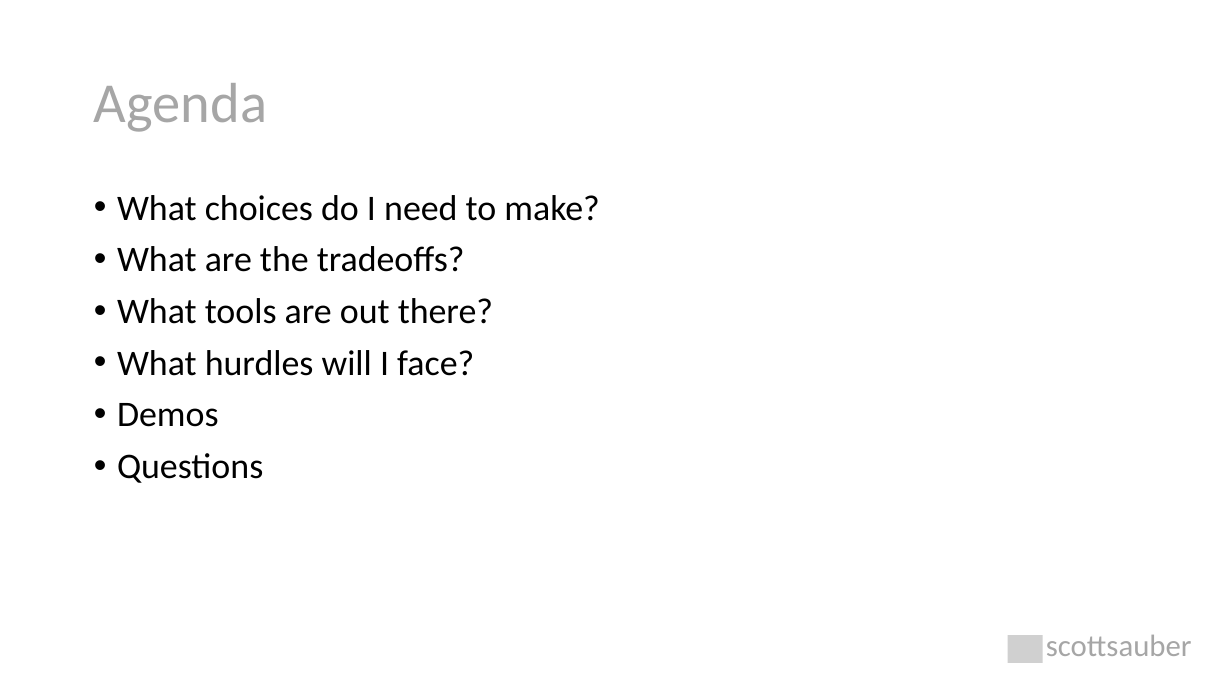
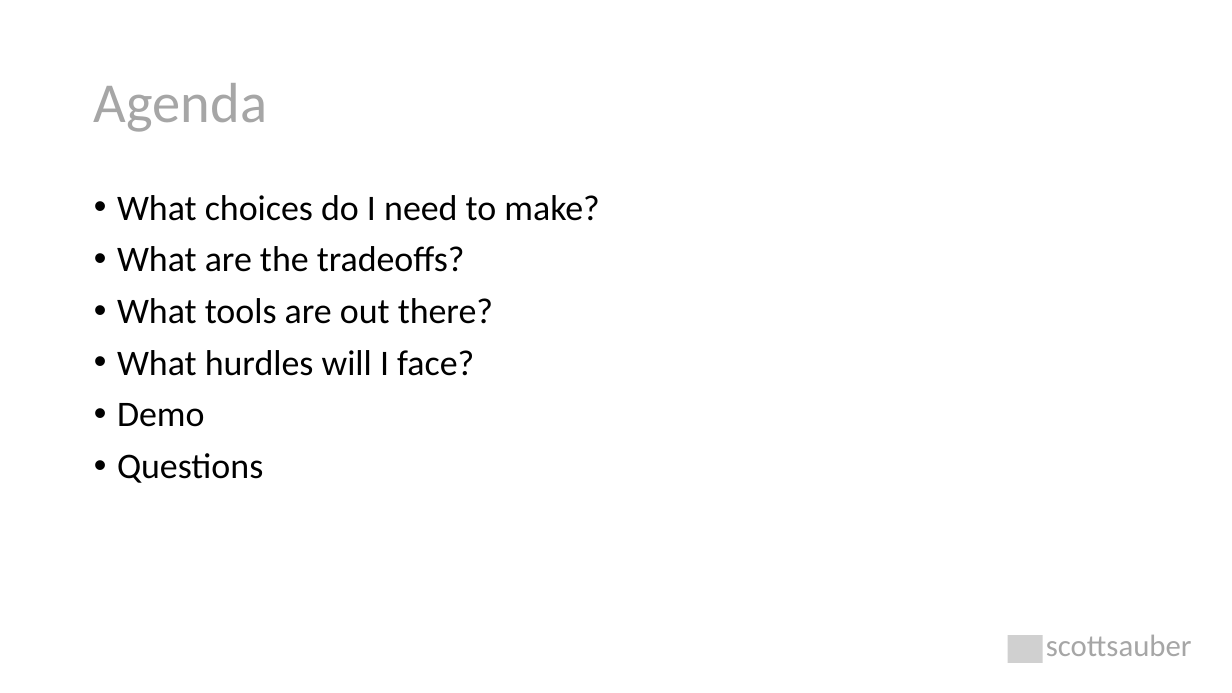
Before and after one commit to scottsauber/talks, a slide deck: slide 3 of 2022-05-12-NDCLondon-DatabaseDevOps/database-devops.pptx. Drawn at 1232x693 pixels with LibreOffice and Linux fonts; fonts in the diff are those of the drawing; grey boxes stand for pictures. Boxes give left, top, right and bottom in pixels: in the first picture for what was removed or moved away, otherwise in the second. Text is boxed around its words. In the diff, an @@ line names an element or a change of style, - is before the commit and + after.

```diff
--- a/2022-05-12-NDCLondon-DatabaseDevOps/database-devops.pptx
+++ b/2022-05-12-NDCLondon-DatabaseDevOps/database-devops.pptx
@@ text at (x1=117, y1=403, x2=205, y2=427): text changed @@
-• Demos
+• Demo
```
Also in this commit, not shown: 8 other slides changed, 2 slides removed.
